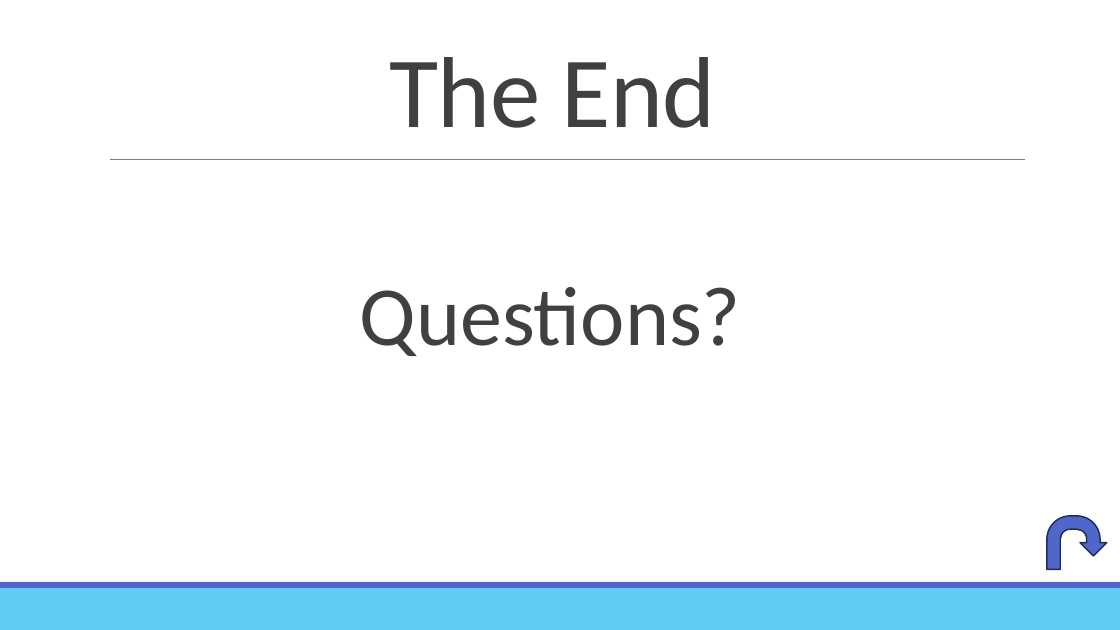
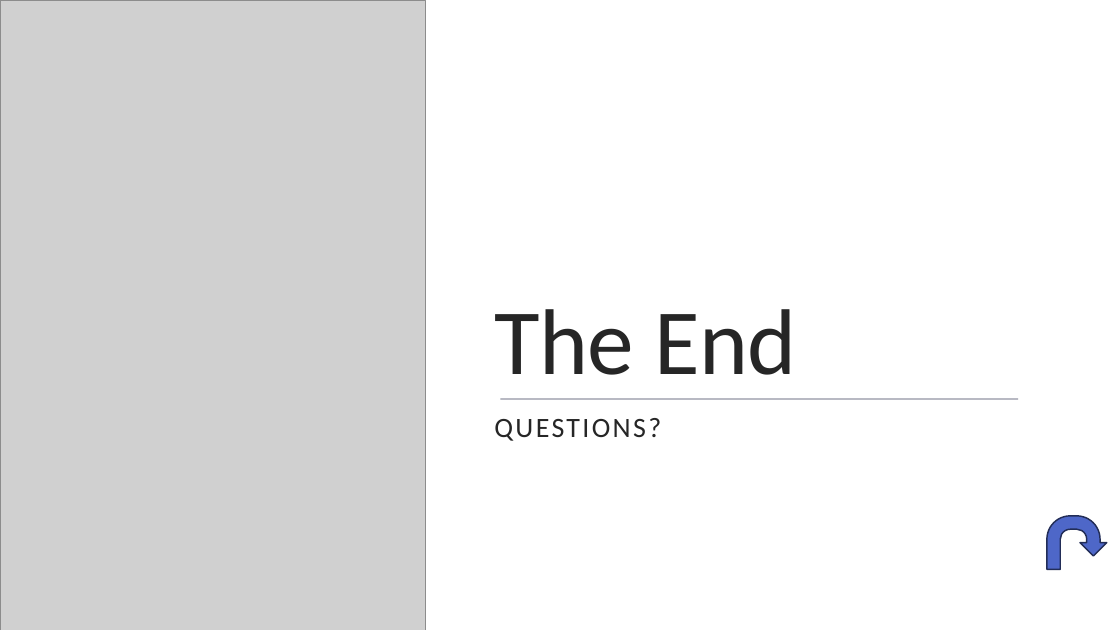
Before and after one commit to 24tweikel/TkInterTutorial, a slide deck: slide 14 of tkinter.pptx. Drawn at 1120x630 pixels with LibreOffice and Linux fonts; fonts in the diff are those of the drawing; grey boxes stand for pictures. Boxes give left, top, right and bottom in pixels: in the first picture for what was removed or moved away, otherwise in the second. Text is boxed around its words. In the diff, an @@ line names an element or a change of style, - is before the commit and + after.

```diff
--- a/tkinter.pptx
+++ b/tkinter.pptx
@@ rectangle added at <box>0,0,1120,630</box>, fill #FFFFFF @@
@@ picture added at <box>0,0,426,630</box> @@
@@ title "The End": place and size @@
-title "The End" at <box>389,57,716,128</box>
+title "The End" at <box>494,309,796,375</box>
@@ title "The End" at <box>494,309,796,375</box>: size 86.4 to 80 pt, text colour #404040 to #262626 @@
@@ line removed from (110, 160) to (1026, 160) @@
@@ text at <box>494,418,661,441</box>: text changed; size 72 to 24 pt; text colour #404040 to #262626 @@
-Questions?
+QUESTIONS?
@@ line added from (501, 399) to (1018, 399), #212745 0.5 pt @@
@@ rectangle removed at <box>0,588,1120,630</box> @@
@@ rectangle removed at <box>0,582,1120,588</box> @@
@@ rectangle added at <box>0,588,1120,630</box>, fill #5ECCF3 @@
@@ rectangle added at <box>0,582,1120,588</box>, fill #4E67C8 @@
```
Also in this commit, not shown: 1 other slide changed, 2 other files.
